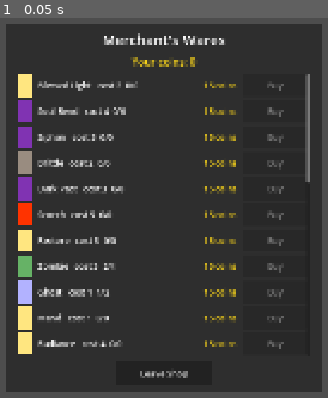
Above: before the commit, frame 1.
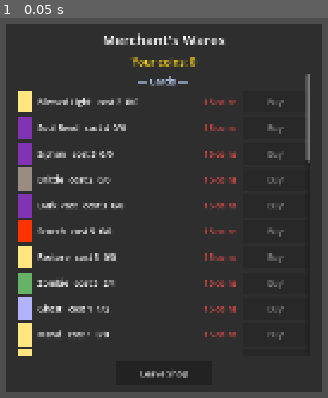
Above: after the commit, the same moment.

Repository: ChrisPauly97/pear-pudding-godot
Game: Godot game, scene res://scenes/ui/ShopScene.tscn
Same seed, same stepped clock (60 frames per second), same inputs: the game is played once before the commit and once after it. This scene is started directly instead of the project's main scene.
Inputs:
- Up to frame 1 (0.05 s): no input

The runs differ from the first frame. In frame 1, 11% of the frame differs, in the area x 5-95%, y 14-89%.

Commit message:
TID-076: Add weapons to ShopScene
ShopScene now has a Weapons section below the cards list. Only shows
weapons the player does not already own (rusty_dagger excluded). Prices
are computed from effect type (40-80 coins). Price label turns red when
unaffordable. Purchasing deducts coins and calls SaveManager.add_weapon().

https://claude.ai/code/session_01DEiL6uBckEBfMfE6T1n6PH

Diff:
--- a/scenes/ui/ShopScene.gd
+++ b/scenes/ui/ShopScene.gd
@@ -3,6 +3,8 @@
 signal closed
 
 const CardRegistry = preload("res://autoloads/CardRegistry.gd")
+const WeaponRegistry = preload("res://autoloads/WeaponRegistry.gd")
+const WeaponData = preload("res://data/WeaponData.gd")
 
 const CARD_PRICE: int = 15
 
@@ -25,10 +27,6 @@
 	bg.set_anchors_preset(Control.PRESET_FULL_RECT)
 	add_child(bg)
 
-	# Centred panel — portrait-aware width so it doesn't overflow narrow screens.
-	# Both custom_minimum_size AND size must be set: PanelContainer expands to fit
-	# children unless size is pinned explicitly, which would collapse the inner
-	# ScrollContainer (SIZE_EXPAND_FILL has no finite height to expand into).
 	var outer := PanelContainer.new()
 	var panel_w: float = minf(_vw * 0.90, _vh * 0.70)
 	var panel_h: float = _vh * 0.82
@@ -62,8 +60,7 @@
 	_coin_label.modulate = Color(1.0, 0.85, 0.1)
 	root_vbox.add_child(_coin_label)
 
-	# Scrollable card list — minimum height prevents collapse if layout resolution
-	# fails to distribute the panel's height to SIZE_EXPAND_FILL children.
+	# Scrollable list
 	var scroll := ScrollContainer.new()
 	scroll.size_flags_vertical = Control.SIZE_EXPAND_FILL
 	scroll.custom_minimum_size = Vector2(0.0, _vh * 0.30)
@@ -91,14 +88,61 @@
 	var coins: int = SceneManager.save_manager.coins
 	_coin_label.text = "Your coins: %d" % coins
 
+	# ---- Cards section ---------------------------------------------------
+	_shop_list.add_child(_make_section_header("— Cards —"))
+
 	for id: String in CardRegistry.get_all_ids():
 		var tmpl: Dictionary = CardRegistry.get_template(id)
 		if tmpl.is_empty():
 			continue
-		var row := _make_row(id, tmpl, coins)
+		var row := _make_card_row(id, tmpl, coins)
 		_shop_list.add_child(row)
 
-func _make_row(id: String, tmpl: Dictionary, coins: int) -> HBoxContainer:
+	# ---- Weapons section -------------------------------------------------
+	_shop_list.add_child(_make_section_header("— Weapons —"))
+
+	var owned_w: Array[String] = SceneManager.save_manager.owned_weapons
+	var any_weapon := false
+	for wid: String in WeaponRegistry.get_all_ids():
+		if wid == "rusty_dagger" or owned_w.has(wid):
+			continue
+		var weapon: WeaponData = WeaponRegistry.get_weapon(wid)
+		if weapon == null:
+			continue
+		var price: int = _weapon_price(weapon)
+		var row := _make_weapon_row(wid, weapon, price, coins)
+		_shop_list.add_child(row)
+		any_weapon = true
+
+	if not any_weapon:
+		var none_lbl := Label.new()
+		none_lbl.text = "No weapons available."
+		none_lbl.add_theme_font_size_override("font_size", int(_vh * 0.019))
+		none_lbl.modulate = Color(0.6, 0.6, 0.6)
+		none_lbl.horizontal_alignment = HORIZONTAL_ALIGNMENT_CENTER
+		_shop_list.add_child(none_lbl)
+
+func _make_section_header(text: String) -> Label:
+	var lbl := Label.new()
+	lbl.text = text
+	lbl.add_theme_font_size_override("font_size", int(_vh * 0.022))
+	lbl.horizontal_alignment = HORIZONTAL_ALIGNMENT_CENTER
+	lbl.modulate = Color(0.75, 0.85, 1.0)
+	return lbl
+
+func _weapon_price(weapon: WeaponData) -> int:
+	match weapon.battle_effect_type:
+		"deck_inject":
+			return 35 + weapon.injected_card_count * 5
+		"starting_mana":
+			return weapon.battle_effect_value * 30
+		"starting_hp":
+			return weapon.battle_effect_value * 5
+		"passive_atk":
+			return weapon.battle_effect_value * 25
+	return 50
+
+func _make_card_row(id: String, tmpl: Dictionary, coins: int) -> HBoxContainer:
 	var row := HBoxContainer.new()
 	row.add_theme_constant_override("separation", int(_vw * 0.008))
 
@@ -124,7 +168,7 @@
 	var price_lbl := Label.new()
 	price_lbl.text = "%d coins" % CARD_PRICE
 	price_lbl.add_theme_font_size_override("font_size", int(_vh * 0.019))
-	price_lbl.modulate = Color(1.0, 0.85, 0.1)
+	price_lbl.modulate = Color(1.0, 0.85, 0.1) if coins >= CARD_PRICE else Color(0.9, 0.3, 0.3)
 	row.add_child(price_lbl)
 
 	# Buy button
@@ -133,12 +177,53 @@
 	buy_btn.custom_minimum_size = Vector2(_vw * 0.08, _vh * 0.05)
 	buy_btn.add_theme_font_size_override("font_size", int(_vh * 0.019))
 	buy_btn.disabled = coins < CARD_PRICE
-	buy_btn.pressed.connect(_on_buy.bind(id, buy_btn))
+	buy_btn.pressed.connect(_on_buy_card.bind(id))
 	row.add_child(buy_btn)
 
 	return row
 
-func _on_buy(card_id: String, btn: Button) -> void:
+func _make_weapon_row(wid: String, weapon: WeaponData, price: int, coins: int) -> HBoxContainer:
+	var row := HBoxContainer.new()
+	row.add_theme_constant_override("separation", int(_vw * 0.008))
+
+	# Name + effect
+	var info_lbl := Label.new()
+	info_lbl.text = "%s  —  %s" % [weapon.display_name, _weapon_effect_summary(weapon)]
+	info_lbl.add_theme_font_size_override("font_size", int(_vh * 0.019))
+	info_lbl.size_flags_horizontal = Control.SIZE_EXPAND_FILL
+	row.add_child(info_lbl)
+
+	# Price label
+	var price_lbl := Label.new()
+	price_lbl.text = "%d coins" % price
+	price_lbl.add_theme_font_size_override("font_size", int(_vh * 0.019))
+	price_lbl.modulate = Color(1.0, 0.85, 0.1) if coins >= price else Color(0.9, 0.3, 0.3)
+	row.add_child(price_lbl)
+
+	# Buy button
+	var buy_btn := Button.new()
+	buy_btn.text = "Buy"
+	buy_btn.custom_minimum_size = Vector2(_vw * 0.08, _vh * 0.05)
+	buy_btn.add_theme_font_size_override("font_size", int(_vh * 0.019))
+	buy_btn.disabled = coins < price
+	buy_btn.pressed.connect(_on_buy_weapon.bind(wid, price))
+	row.add_child(buy_btn)
+
+	return row
+
+func _weapon_effect_summary(weapon: WeaponData) -> String:
+	match weapon.battle_effect_type:
+		"deck_inject":
+			return "Inject %d× %s" % [weapon.injected_card_count, weapon.injected_card_id]
+		"starting_mana":
+			return "+%d mana" % weapon.battle_effect_value
+		"starting_hp":
+			return "+%d HP" % weapon.battle_effect_value
+		"passive_atk":
+			return "+%d ATK" % weapon.battle_effect_value
+	return weapon.battle_effect_type
+
+func _on_buy_card(card_id: String) -> void:
 	var sm := SceneManager.save_manager
 	if sm.coins < CARD_PRICE:
 		return
@@ -147,6 +232,14 @@
 	sm.add_cards_to_deck(ids)
 	_refresh()
 
+func _on_buy_weapon(weapon_id: String, price: int) -> void:
+	var sm := SceneManager.save_manager
+	if sm.coins < price:
+		return
+	sm.add_coins(-price)
+	sm.add_weapon(weapon_id)
+	_refresh()
+
 func _on_close() -> void:
 	closed.emit()
 
Not shown, changed: tasks/goals/GID-022--weapon-system-content/TID-076--weapons-in-shop.md
Not shown, changed: tasks/goals/GID-022--weapon-system-content/goal.md
Not shown, changed: tasks/index.md
